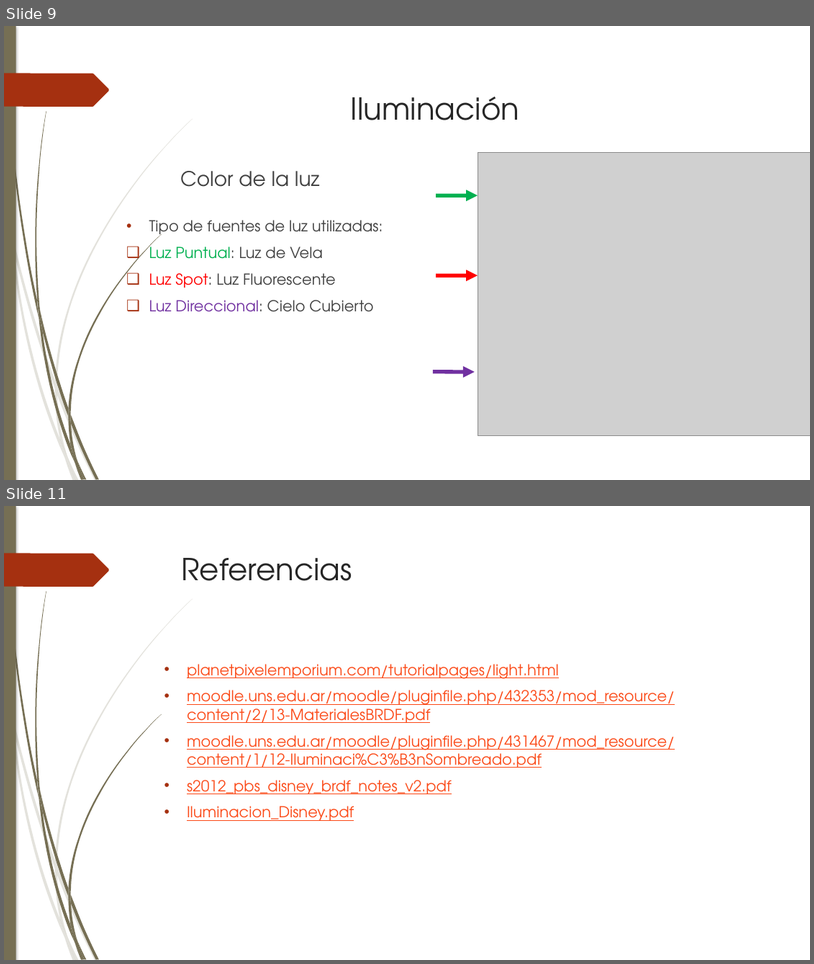
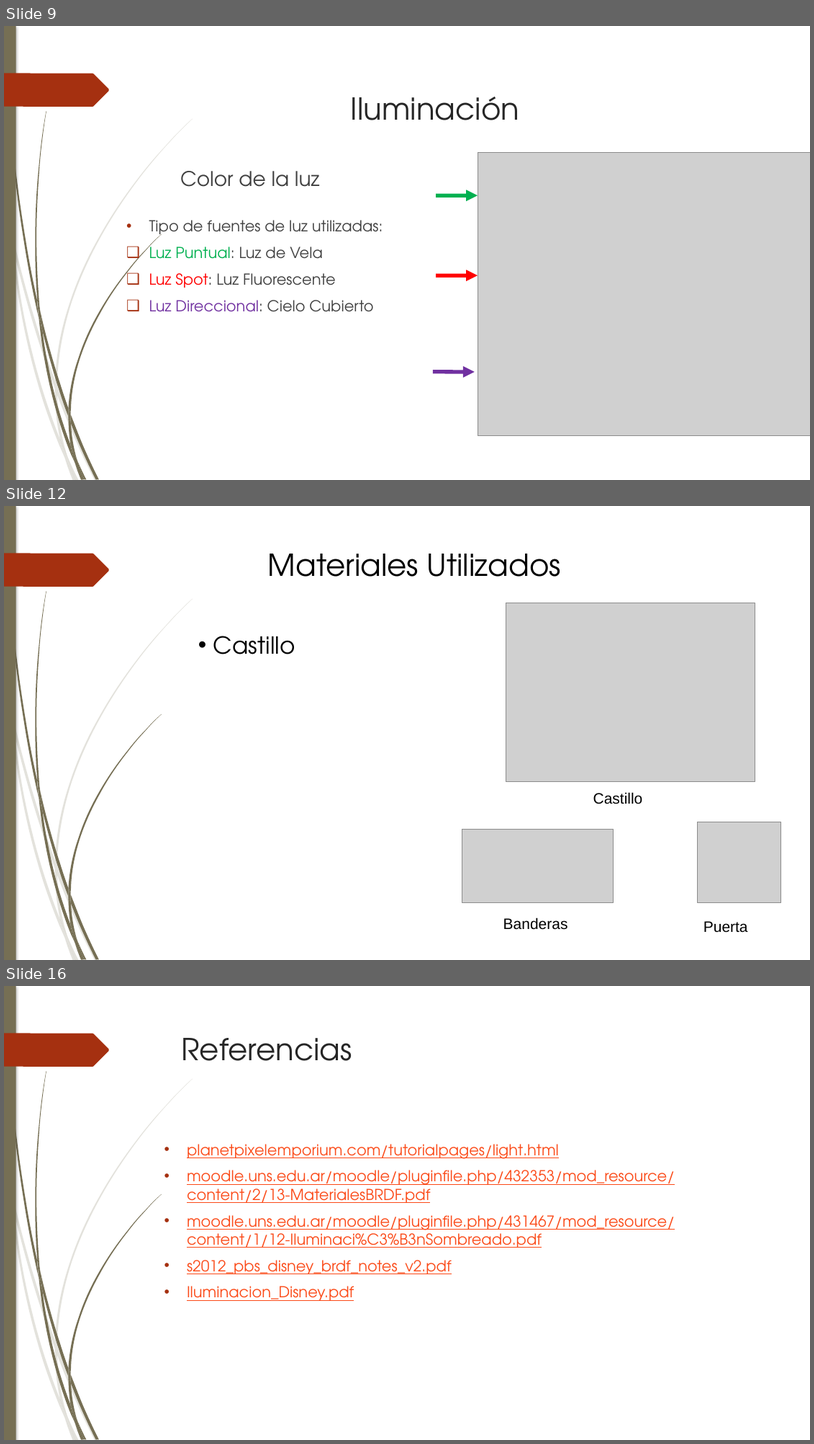
Before and after one commit to Barbmatt/Proyecto2, a slide deck: Presentación/Presentacion Proyecto 2 - editada.pptx. Shown one above the other, each under a label of ours: slides 9 and 11 before the commit, slides 9, 12 and 16 after it; the slides between them are not shown. The pictures are 814x964 and 814x1444 pixels, drawn with LibreOffice and Linux fonts; fonts in the diff are those of the drawing; grey boxes stand for pictures. Boxes give left, top, right and bottom in pixels: in the first picture for what was removed or moved away, otherwise in the second. Text is boxed around its words. In the diff, an @@ line names an element or a change of style, - is before the commit and + after.

Commit message:
PowerPoint Escena :a: :b:
Falta descripción de materiales para la escena B

```diff
--- a/Presentación/Presentacion Proyecto 2 - editada.pptx
+++ b/Presentación/Presentacion Proyecto 2 - editada.pptx
@@ slide 12 added at [4, 506, 810, 960], background #FFFFFF; not listed: 24 template elements that a slide beside it also shows @@
@@ title added at [268, 554, 561, 577], 36 pt, text #000000 @@
+Materiales Utilizados
@@ picture added at [506, 602, 756, 781] @@
@@ text added at [214, 636, 296, 654], 28 pt, text #000000 @@
+• Castillo
@@ text added at [594, 792, 643, 804], 18 pt, text #000000 @@
+Castillo
@@ picture added at [463, 829, 614, 903] @@
@@ picture added at [698, 821, 782, 902] @@
@@ text added at [504, 917, 568, 929], 18 pt, text #000000 @@
+Banderas
@@ text added at [704, 921, 748, 932], 18 pt, text #000000 @@
+Puerta
@@ what was slide 11 is now slide 16 @@
```
Also in this commit, not shown: 5 slides changed, 5 other slides added, 1 slide removed, 9 other files.
